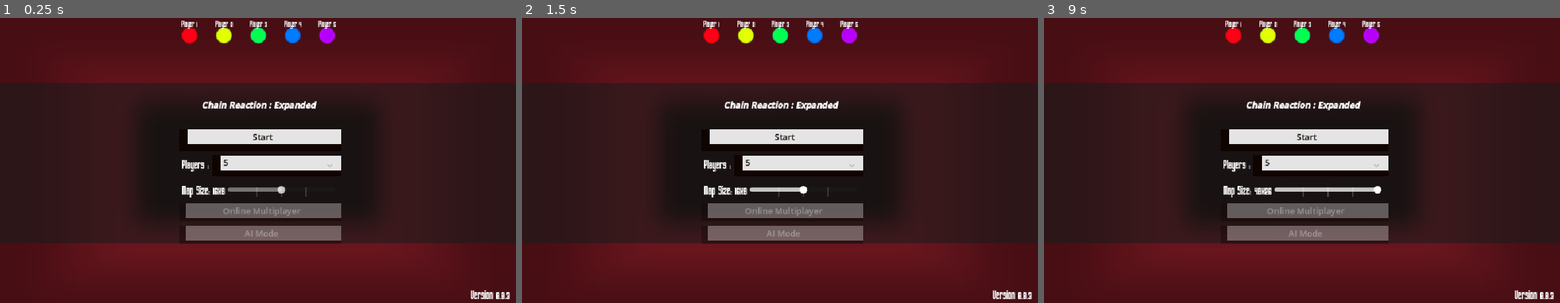
Above: before the commit, frames 1-3 (left to right).
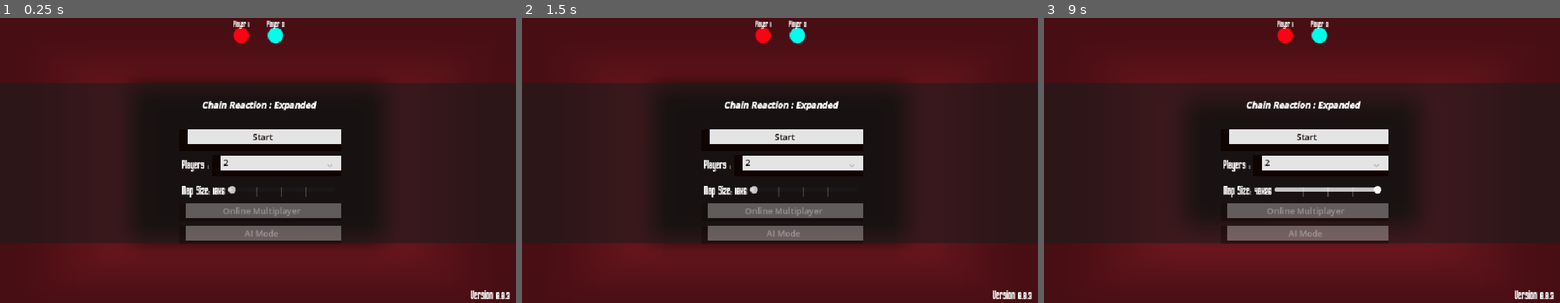
Above: after the commit, the same moments.

Repository: Meansofa/GodotPresets
Game: Godot game, scene res://main.tscn
Same seed, same stepped clock (60 frames per second), same inputs: the game is played once before the commit and once after it. The engine's default icon, where the game draws it, is replaced by a stand-in: a white triangle on a blue panel in a dark square. Sound files missing from this copy of the repository are replaced by a short silence.
Inputs (mouse positions are in pixels of both pictures, inside the frame that each line leads up to; where the layout moved, square brackets give the same spot in the first picture):
- Up to frame 1 (0.25 s): no input
- Up to frame 2 (1.5 s): click (816, 200) [800, 186] at 0.5 s; click (800, 200) at 1.27 s
- Up to frame 3 (9 s): click (1338, 226) at 2.02 s; click (1322, 214) at 2.77 s; click (1415, 200) at 3.52 s; click (1415, 186) at 4.27 s; click (1389, 200) at 5.02 s; click (1400, 186) at 5.77 s; click (1363, 200) at 6.52 s; click (1384, 186) at 7.27 s; click (1363, 226) at 8.02 s; click (1369, 186) at 8.77 s

The runs differ from the first frame. In frame 1, 2.5% of the frame differs, in the area x 26-74%, y 0-81%; in frame 2, 2.4%; in frame 3, 1.4%.

Commit message:
Fixed bug on Cell Pop Loops(When the game is still playing even tho all enemies are gone)
Fixed error problem when Restart you can't place any cells related to the problem after implementing anti Cell Pop Loop. Also after game some cells are left, fixed that also now on Start it also clears the cells just to make sure. when. Also added pauses on Winning Panel

Diff:
--- a/Scenes/cell_spawner.tscn
+++ b/Scenes/cell_spawner.tscn
@@ -41,15 +41,16 @@
 	add_child(audioPlayer)
 	GameState.connect(\"restart\", _restart)
 	PlayerData.connect(\"player_change\", _is_current_player_spawner_owner)
+	spawner_owner = -1
 
 func _on_pressed() -> void:
 	if PlayerData.simulation_playing: #check if there are still cells moving/popping meaning the player can't press anything yet not until it's finished
 		return
-
+	print(self.name, \">spawner_owner: \", spawner_owner)
 	if spawner_owner == -1: #if no owner of this spawner,
 		if PlayerData.is_player_still_inGame(PlayerData.current_player): #check if the current player is in the game
 			spawner_owner = PlayerData.current_player #assign the current player as the owner
-
+	print(self.name, \">spawner_owner2: \", spawner_owner)
 	if spawner_owner == PlayerData.current_player: #if there is an owner and the current player is the owner
 		check_cells() #add a cell to account for the press
 		audioPlayer.play_sound(spawn_sound)
@@ -117,8 +118,8 @@
 		cells[i].change_player(spawner_owner)
 
 func _restart():
-	for i in cells.size():
-		cells[i].queue_free()
+	#for i in cells.size():
+		#cells[i].queue_free()
 	cells.clear()
 	spawner_owner = -1
 "
--- a/Scripts/AudioPlayerFunctions.gd
+++ b/Scripts/AudioPlayerFunctions.gd
@@ -25,7 +25,7 @@
 	audio_player.connect("finished", _remove_audio_player.bind(audio_player))
 
 func _remove_audio_player(audio_player : AudioStreamPlayer):
-	print("audio_player: ", audio_player)
+	#print("audio_player: ", audio_player)
 	remove_child(audio_player)
 	audio_player.queue_free()
-	print("audio_player removed: ", audio_player)
+	#print("audio_player removed: ", audio_player)
--- a/Scripts/Global Scripts/Game_State.gd
+++ b/Scripts/Global Scripts/Game_State.gd
@@ -1,5 +1,13 @@
 extends Node
 
+var Game_Over := true : #To check if the game is on or not(On Menu or any settings)
+	set(value):
+		Game_Over = value
+		if Game_Over == false:
+			emit_signal("start")
+		print(self.name, ">Game Over: ", Game_Over)
+
+signal start
 signal restart
 
 func _ready() -> void:
@@ -8,3 +16,4 @@
 
 func _restart():
 	print(self.name, "> Game Restarted!")
+	GameState.Game_Over = true
--- a/Scripts/Global Scripts/player_data.gd
+++ b/Scripts/Global Scripts/player_data.gd
@@ -16,32 +16,39 @@
 var simulation_time : float : #When reaches zero meaning the simulation is done, for every chain reaction the timer resets
 	set(value):
 		simulation_time = value
-		simulation_playing = true
+		if simulation_time > 0:
+			simulation_playing = true
 var simulation_total_time : float
-
-
 
 signal player_change #emit signal everytime the current player has changed
 signal game_finished #when there is a winner
 signal player_count_changed #emitted when the amount of players when choosing how many players to play changes
 
-#func _input(event: InputEvent) -> void:
-	#if Input.is_key_pressed(KEY_9):
-		#check_eliminations()
+func _input(event: InputEvent) -> void:
+	if Input.is_key_pressed(KEY_9):
+		print(self.name, ">KEY_9 pressed")
+		check_eliminations()
+	if Input.is_key_pressed(KEY_8):
+		print(self.name, ">KEY_8 pressed")
+		_print_datas()
 
 func _ready() -> void:
 	print(self.name, "> Instantiated")
 	GameState.connect("restart", _restart)
+	GameState.connect("start", clear_cells)
 
 func _process(delta: float) -> void:
+	if GameState.Game_Over:
+		return
 	if simulation_playing: #If simulation is occuring
 		if simulation_time > 0.0:#run simulation until simulation time reaches zero
 			simulation_time -= delta #reduces simulation time
 			simulation_total_time += delta
-			if simulation_total_time > 5:
+			if simulation_total_time > 3: #if you think that the simulation is taking so long, check if it's been going on a loop and there is already a winner
 				check_eliminations()
 
 		else:#when reaches zero
+			print("WHY")
 			print(self.name, ">Simulation finished")
 			simulation_playing = false #simulation is done
 
@@ -55,7 +62,7 @@
 	#print(self.name, ">Simulation start")
 
 func check_eliminations():
-	print("simulation_total_time: ", simulation_total_time)
+	print(self.name, ">simulation_total_time: ", simulation_total_time)
 
 	for i in players.size(): #Check if there are any more players eliminated after the simulation
 		is_player_still_inGame(i)
@@ -97,12 +104,16 @@
 	#print(self.name, ">Cell Counts> ", players_cell_count)
 
 func is_player_still_inGame(player) -> bool: #run first before a player can put a cell in a spawner
+	print(self.name, ">player: ", player)
 	if players[player] == null:
 		return false
+
+	print(self.name, ">registered_players: ", registered_players)
 	if not registered_players.has(player): #check if this player is not yet registered(player have already put their first cell)
 		_register_player(player) #if not registered, register the player by adding it's index in the array
 		return true
 
+	print(self.name, ">registered_players2: ", registered_players)
 	if players_cell_count[player] <= 0:  #meaning the player has no more cells
 		print(self.name, ">Player ", player + 1, " Lost!")
 		players[player].queue_free()
@@ -133,15 +144,14 @@
 
 func _restart():
 	print(self.name, ">_restart")
+	_print_datas()
+
 	if players != []: #remove all players from the players array
 		for player in players:
 			if player != null:
 				player.queue_free() #delete them before erasing the array
 
-	var Cells = get_tree().get_nodes_in_group("Cell") #Erase all cells by calling all Cell group
-	for cell in Cells:
-		cell.queue_free()
-
+	clear_cells()
 	players = [] #holds the amount of players and there corresponding color, no values on restart
 	current_player = 0 #index of the current player, changes upon pressing a grid from cell_spawner script
 	previous_player = 0 #used to check who was the last player that pressed the spawner
@@ -149,3 +159,34 @@
 	registered_players = [] #players who have registered, meaning they've already put their first cell
 	players_cell_count = {} #how many cells each registered players have
 	amount_of_players_still_in_game = 0 #amount of players that are still in game
+	simulation_playing = false
+	simulation_time = 0
+	simulation_total_time = 0
+
+	_print_datas()
+
+func clear_cells():
+	var Cells = get_tree().get_nodes_in_group("Cell") #Erase all cells by calling all Cell group
+	for cell in Cells:
+		cell.queue_free()
+
+func _print_datas():
+	print(self.name, ">players: ", players, " current_player: ", current_player, " previous_player: ", previous_player, " registered_players: ", registered_players, " players_cell_count: ", players_cell_count, " amount_of_players_still_in_game: ", amount_of_players_still_in_game, " simulation_total_time: ", simulation_total_time, " simulation_playing: ", simulation_playing, " simulation_time: ", simulation_time)
+
+#RESTART BUTTON
+#PlayerData>_restart
+#PlayerData>players: [<null>, Player 2:<TextureRect#44761613916>] current_player: 1 previous_player: 1 registered_players: [0, 1] players_cell_count: { 0: 0, 1: 78 } amount_of_players_still_in_game: 1 simulation_total_time: 0.0 simulation_playing: true simulation_time: 0.14579044444444
+#PlayerData>players: [] current_player: 0 previous_player: 0 registered_players: [] players_cell_count: {  } amount_of_players_still_in_game: 0 simulation_total_time: 0.0 simulation_playing: false simulation_time: 0.0
+#GameState> Game Restarted!
+#Player_Display> Players Amount: 2
+#START BUTTON
+#@Button@135>spawner_owner: -1
+#PlayerData>player: 0
+#PlayerData>registered_players: []
+#PlayerData>Player 1 registered!
+#@Button@135>spawner_owner2: 0
+#@Button@31>spawner_owner: -1
+#PlayerData>player: 1
+#PlayerData>registered_players: [0]
+#PlayerData>Player 2 registered!
+#PlayerData>all players are registered!
--- a/Scripts/Map.gd
+++ b/Scripts/Map.gd
@@ -14,7 +14,7 @@
 var left_column : int = 0
 var right_column : int = 0
 
-var last_value : int
+var last_value := -1
 
 signal map_size_changed
 
@@ -133,10 +133,8 @@
 	var additional_rows : int
 	match value:
 		0:
-			additional_columns = 2
-			additional_rows = 1
-			#additional_columns = 5
-			#additional_rows = 3
+			additional_columns = 5
+			additional_rows = 3
 		20:
 			additional_columns = 6
 			additional_rows = 3
--- a/Scripts/zoom_camera.gd
+++ b/Scripts/zoom_camera.gd
@@ -18,13 +18,13 @@
 	zoom.y = (1.0 - value * 0.01) - 0.01
 
 	zoom = zoom * main_menu_zoom
-	print(self.name, ">camera zoom: ", zoom)
+	#print(self.name, ">camera zoom: ", zoom)
 
 
 func _on_main_menu_visibility_changed() -> void:
 	if !%MainMenu.visible: #once the main menu is not visible return to natural zoom
 		zoom = zoom * 2
-		print(self.name, ">camera zoom: ", zoom)
+		#print(self.name, ">camera zoom: ", zoom)
 
 func _restart(): #revert the zoom to normal
 	zoom = zoom * main_menu_zoom
--- a/main.tscn
+++ b/main.tscn
@@ -180,6 +180,7 @@
 	self.visible = true
 
 func _toggle_menu():
+	GameState.Game_Over = true
 	#%MainMenu.visible = !%MainMenu.visible
 	#%UI.visible = !%UI.visible
 	%In_Game_UI.visible = false
@@ -196,9 +197,11 @@
 		emit_signal(\"pressed\")
 
 func _on_pressed() -> void:
+	print(\"START BUTTON\")
 	_hide_title_screen()
 	_hide_UI()
 	_show_in_game_ui()
+	GameState.Game_Over = false
 
 func _hide_title_screen():
 	%MainMenu.visible = false
@@ -309,6 +312,7 @@
 
 
 func _on_pressed() -> void:
+	print(\"RESTART BUTTON\")
 	_restart()
 
 func _restart():
@@ -640,7 +644,7 @@
 size_flags_horizontal = 3
 focus_mode = 0
 mouse_default_cursor_shape = 2
-selected = 3
+selected = 0
 item_count = 11
 popup/item_0/text = "2"
 popup/item_0/id = 1
@@ -665,7 +669,6 @@
 popup/item_10/text = "12"
 popup/item_10/id = 11
 script = SubResource("GDScript_jhgu0")
-add_players = 3
 
 [node name="Map Change" type="HBoxContainer" parent="UI Canvas/Main_Control/MainMenu/PanelContainer/CenterContainer/Components"]
 layout_mode = 2
@@ -687,7 +690,6 @@
 size_flags_vertical = 4
 max_value = 80.0
 step = 20.0
-value = 40.0
 tick_count = 5
 script = SubResource("GDScript_6iiwh")
 
@@ -823,6 +825,38 @@
 stream = ExtResource("10_4c57u")
 script = SubResource("GDScript_efxa6")
 
+[connection signal="pressed" from="SpawnersLayer/Cell_spawner" to="SpawnersLayer/Cell_spawner" method="_on_pressed"]
+[connection signal="pressed" from="SpawnersLayer/@Button@36518" to="SpawnersLayer/@Button@36518" method="_on_pressed"]
+[connection signal="pressed" from="SpawnersLayer/@Button@36519" to="SpawnersLayer/@Button@36519" method="_on_pressed"]
+[connection signal="pressed" from="SpawnersLayer/@Button@36520" to="SpawnersLayer/@Button@36520" method="_on_pressed"]
+[connection signal="pressed" from="SpawnersLayer/@Button@36521" to="SpawnersLayer/@Button@36521" method="_on_pressed"]
+[connection signal="pressed" from="SpawnersLayer/@Button@36522" to="SpawnersLayer/@Button@36522" method="_on_pressed"]
+[connection signal="pressed" from="SpawnersLayer/@Button@36523" to="SpawnersLayer/@Button@36523" method="_on_pressed"]
+[connection signal="pressed" from="SpawnersLayer/@Button@36524" to="SpawnersLayer/@Button@36524" method="_on_pressed"]
+[connection signal="pressed" from="SpawnersLayer/@Button@36525" to="SpawnersLayer/@Button@36525" method="_on_pressed"]
+[connection signal="pressed" from="SpawnersLayer/@Button@36526" to="SpawnersLayer/@Button@36526" method="_on_pressed"]
+[connection signal="pressed" from="SpawnersLayer/@Button@36527" to="SpawnersLayer/@Button@36527" method="_on_pressed"]
+[connection signal="pressed" from="SpawnersLayer/@Button@36528" to="SpawnersLayer/@Button@36528" method="_on_pressed"]
+[connection signal="pressed" from="SpawnersLayer/@Button@36529" to="SpawnersLayer/@Button@36529" method="_on_pressed"]
+[connection signal="pressed" from="SpawnersLayer/@Button@36530" to="SpawnersLayer/@Button@36530" method="_on_pressed"]
+[connection signal="pressed" from="SpawnersLayer/@Button@36531" to="SpawnersLayer/@Button@36531" method="_on_pressed"]
+[connection signal="pressed" from="SpawnersLayer/@Button@36532" to="SpawnersLayer/@Button@36532" method="_on_pressed"]
+[connection signal="pressed" from="SpawnersLayer/@Button@36533" to="SpawnersLayer/@Button@36533" method="_on_pressed"]
+[connection signal="pressed" from="SpawnersLayer/@Button@36534" to="SpawnersLayer/@Button@36534" method="_on_pressed"]
+[connection signal="pressed" from="SpawnersLayer/@Button@36535" to="SpawnersLayer/@Button@36535" method="_on_pressed"]
+[connection signal="pressed" from="SpawnersLayer/@Button@36536" to="SpawnersLayer/@Button@36536" method="_on_pressed"]
+[connection signal="pressed" from="SpawnersLayer/@Button@36537" to="SpawnersLayer/@Button@36537" method="_on_pressed"]
+[connection signal="pressed" from="SpawnersLayer/@Button@36538" to="SpawnersLayer/@Button@36538" method="_on_pressed"]
+[connection signal="pressed" from="SpawnersLayer/@Button@36539" to="SpawnersLayer/@Button@36539" method="_on_pressed"]
+[connection signal="pressed" from="SpawnersLayer/@Button@36540" to="SpawnersLayer/@Button@36540" method="_on_pressed"]
+[connection signal="pressed" from="SpawnersLayer/@Button@36541" to="SpawnersLayer/@Button@36541" method="_on_pressed"]
+[connection signal="pressed" from="SpawnersLayer/@Button@36542" to="SpawnersLayer/@Button@36542" method="_on_pressed"]
+[connection signal="pressed" from="SpawnersLayer/@Button@36543" to="SpawnersLayer/@Button@36543" method="_on_pressed"]
+[connection signal="pressed" from="SpawnersLayer/@Button@36544" to="SpawnersLayer/@Button@36544" method="_on_pressed"]
+[connection signal="pressed" from="SpawnersLayer/@Button@36545" to="SpawnersLayer/@Button@36545" method="_on_pressed"]
+[connection signal="pressed" from="SpawnersLayer/@Button@36546" to="SpawnersLayer/@Button@36546" method="_on_pressed"]
+[connection signal="pressed" from="SpawnersLayer/@Button@36547" to="SpawnersLayer/@Button@36547" method="_on_pressed"]
+[connection signal="pressed" from="SpawnersLayer/@Button@36548" to="SpawnersLayer/@Button@36548" method="_on_pressed"]
 [connection signal="pressed" from="UI Canvas/Main_Control/UI/MuteButton" to="UI Canvas/Main_Control/UI/MuteButton" method="_on_pressed"]
 [connection signal="visibility_changed" from="UI Canvas/Main_Control/MainMenu" to="ZoomCamera" method="_on_main_menu_visibility_changed"]
 [connection signal="visibility_changed" from="UI Canvas/Main_Control/MainMenu" to="UI Canvas/Main_Control/LOD" method="_on_title_screen_visibility_changed"]
